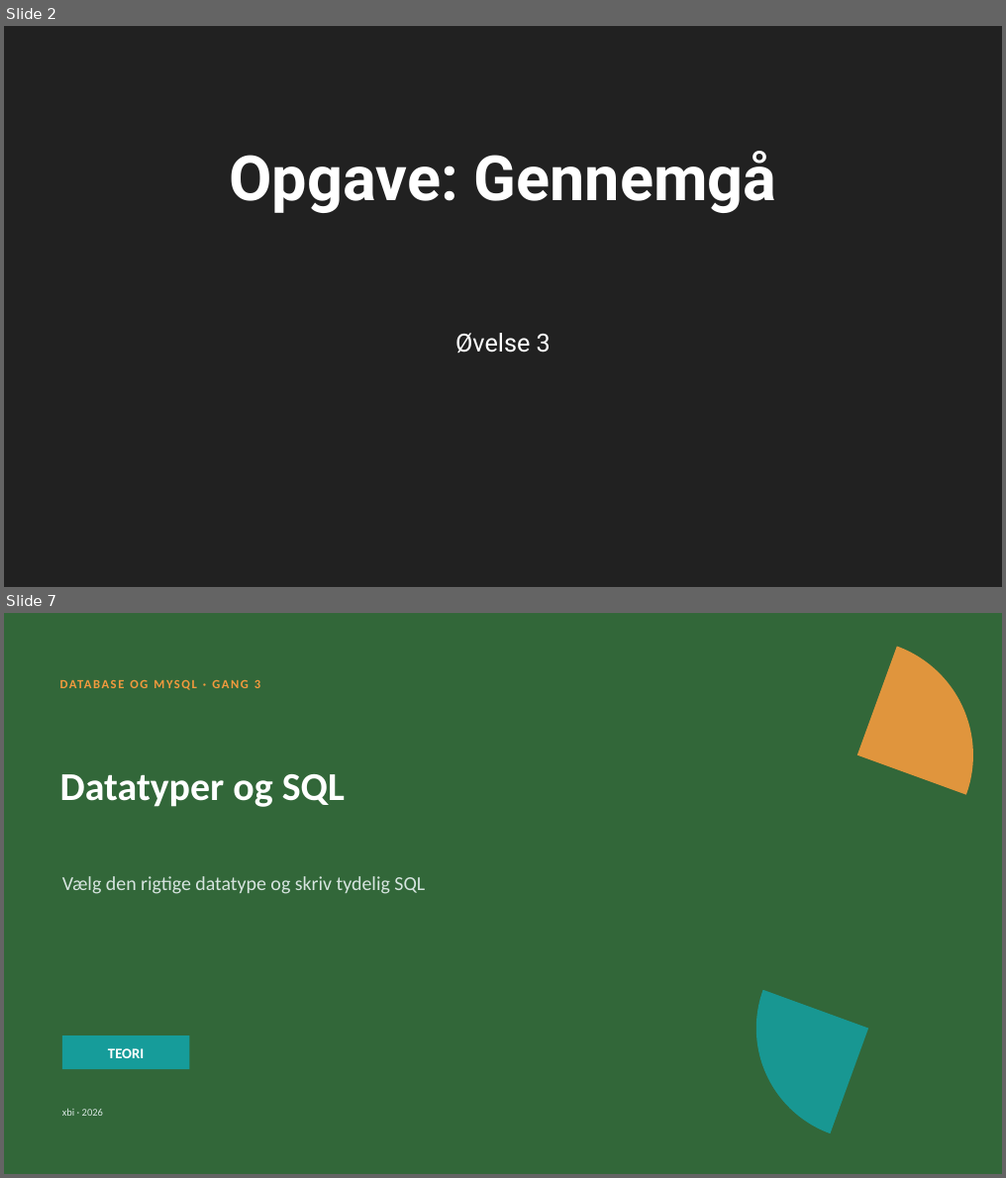
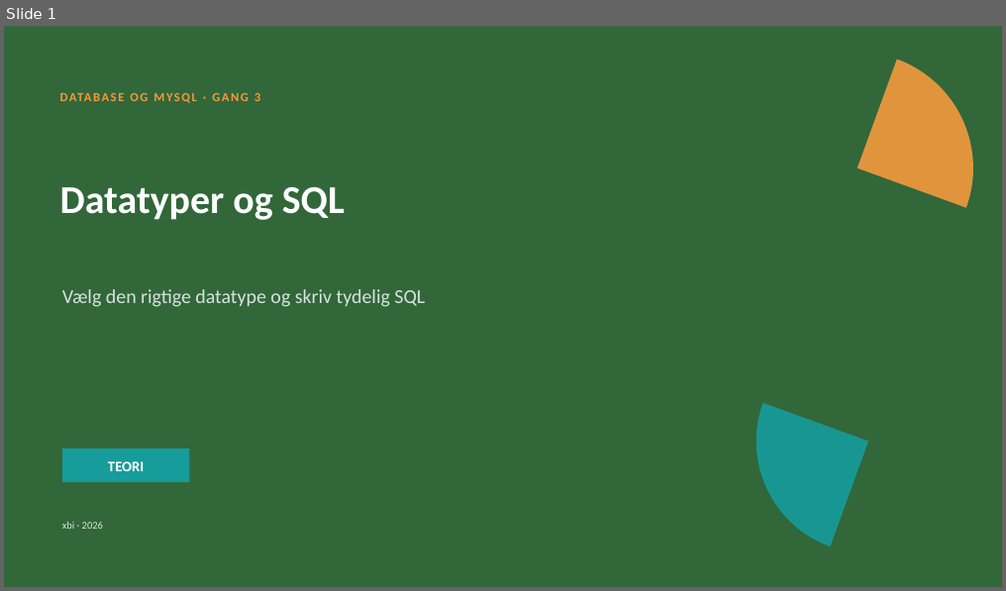
Before and after one commit to xiaoleibi/DMU26, a slide deck: DBPPT/DB Gang3 DataTyper.pptx. Shown one above the other, each under a label of ours: slides 2 and 7 before the commit, slide 1 after it; the slides between them are not shown. The pictures are 1006x1178 and 1006x591 pixels, drawn with LibreOffice and Linux fonts; fonts in the diff are those of the drawing. Boxes give left, top, right and bottom in pixels: in the first picture for what was removed or moved away, otherwise in the second. Text is boxed around its words. In the diff, an @@ line names an element or a change of style, - is before the commit and + after.

```diff
--- a/DBPPT/DB Gang3 DataTyper.pptx
+++ b/DBPPT/DB Gang3 DataTyper.pptx
@@ slide 2 removed at (4,26,1002,587), background #212121 @@
@@ title removed at (229,151,777,213) @@
-Opgave: Gennemgå
@@ subtitle removed at (455,333,550,353) @@
-Øvelse 3
@@ what was slide 7 is now slide 1 @@
```
Also in this commit, not shown: 2 slides changed, 1 slide added, 3 other slides removed.
